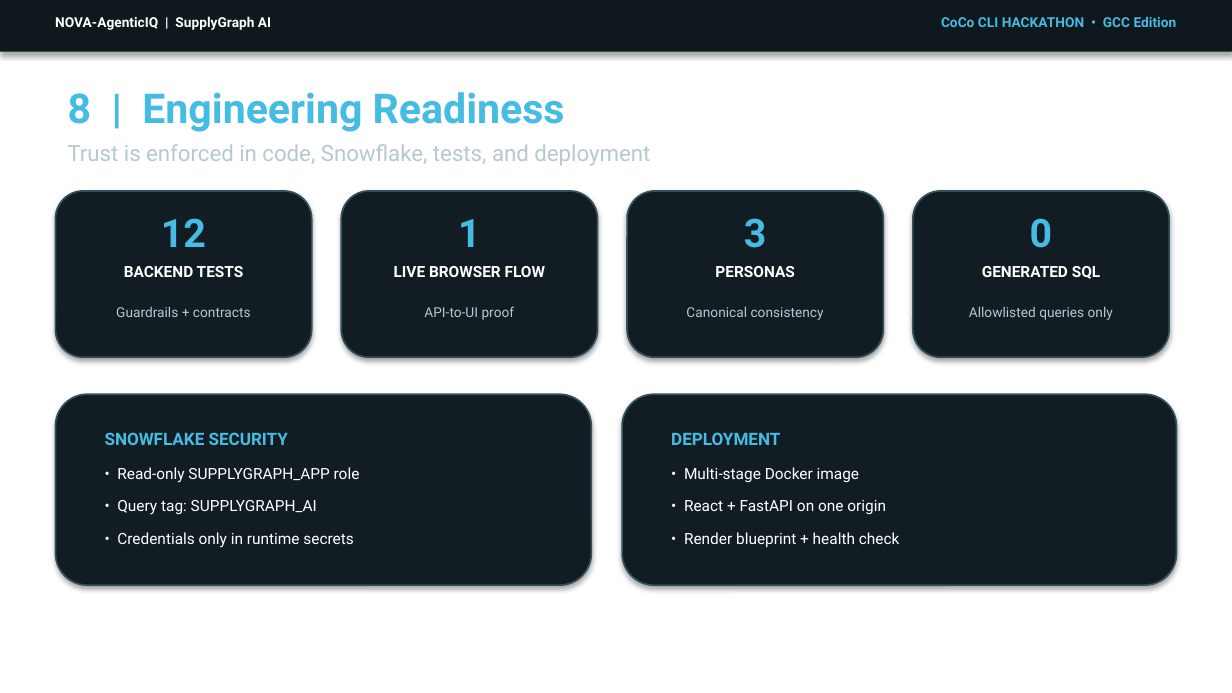
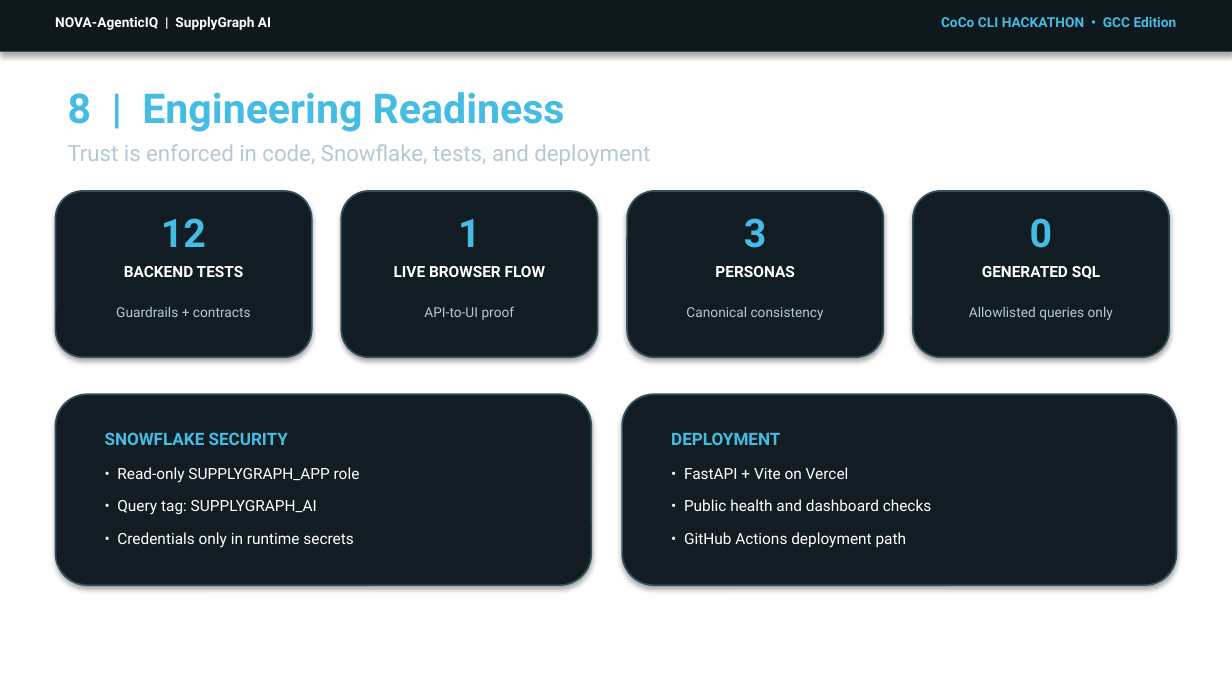
Before and after one commit to nikhilrajsv054/supplygraph-ai, a slide deck: slide 9 of submission-assets/SupplyGraph_AI_Submission_Deck.pptx. Drawn at 1232x693 pixels with LibreOffice and Linux fonts; fonts in the diff are those of the drawing. Boxes give left, top, right and bottom in pixels: in the first picture for what was removed or moved away, otherwise in the second. Text is boxed around its words. In the diff, an @@ line names an element or a change of style, - is before the commit and + after.

```diff
--- a/submission-assets/SupplyGraph_AI_Submission_Deck.pptx
+++ b/submission-assets/SupplyGraph_AI_Submission_Deck.pptx
@@ text at (x1=684, y1=467, x2=932, y2=548): text changed @@
-• Multi-stage Docker image
-• React + FastAPI on one origin
-• Render blueprint + health check
+• FastAPI + Vite on Vercel
+• Public health and dashboard checks
+• GitHub Actions deployment path
```
Also in this commit, not shown: 1 other slide changed, 5 other files.
